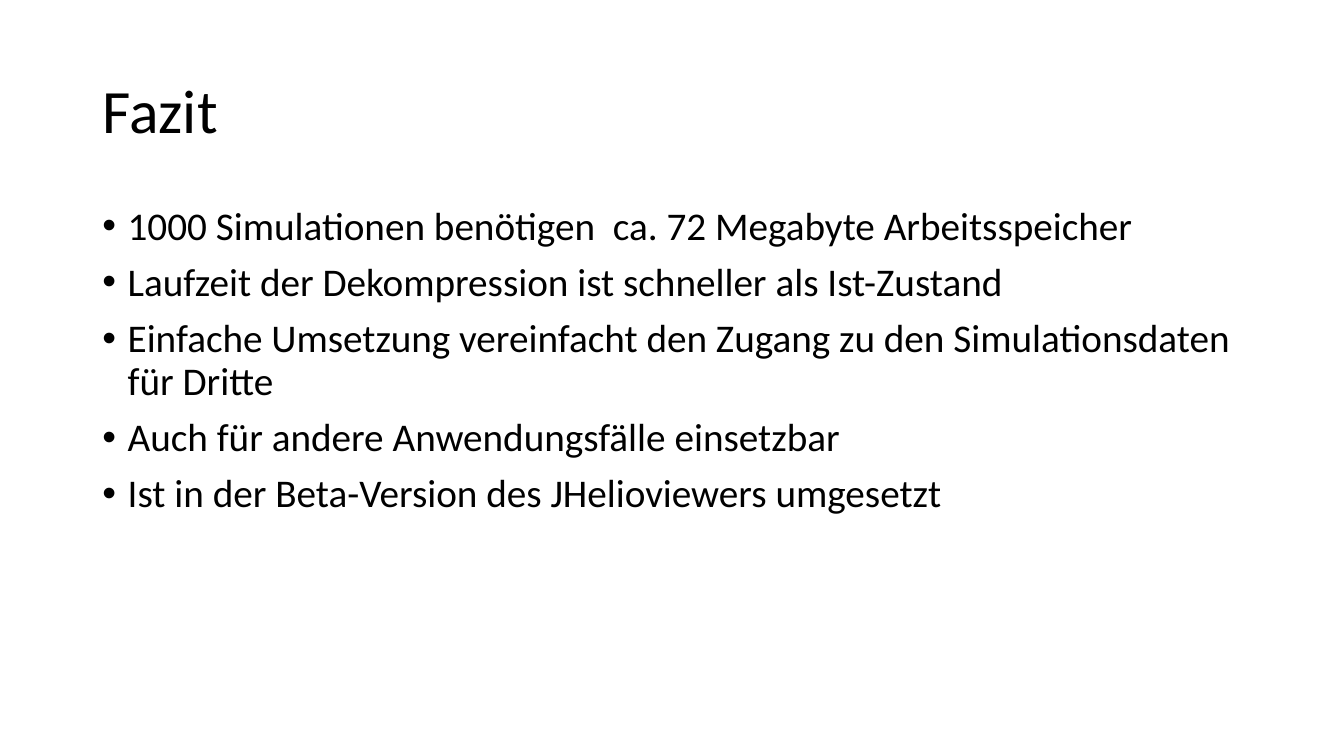
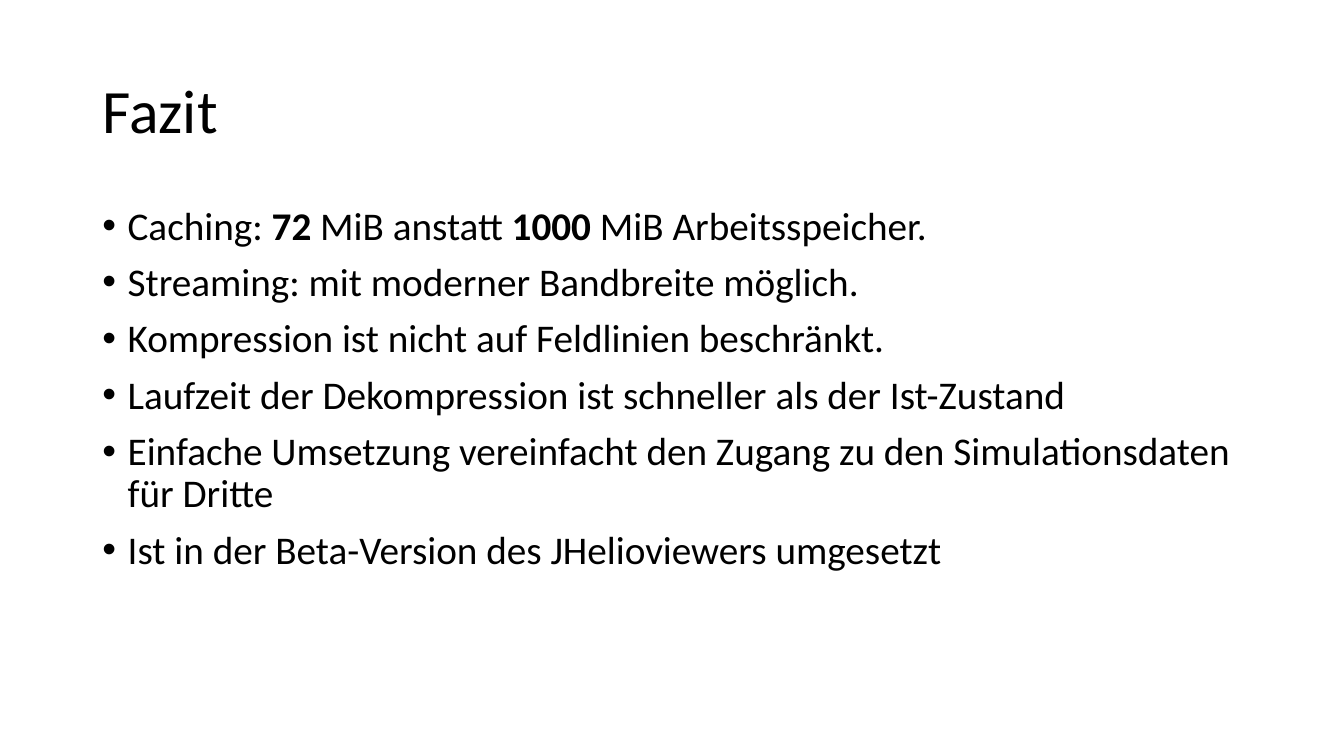
Before and after one commit to Helldevastator/PFSSCompression, a slide deck: slide 23 of doc/praes/Kompression.pptx (slide 28 before the commit). Drawn at 1344x756 pixels with LibreOffice and Linux fonts; fonts in the diff are those of the drawing. Boxes give left, top, right and bottom in pixels: in the first picture for what was removed or moved away, otherwise in the second. Text is boxed around its words. In the diff, an @@ line names an element or a change of style, - is before the commit and + after.

Commit message:
working on presentation

```diff
--- a/doc/praes/Kompression.pptx
+++ b/doc/praes/Kompression.pptx
@@ text at <box>128,212,1065,416</box>: text changed @@
-• 1000 Simulationen benötigen ca. 72 Megabyte Arbeitsspeicher
-• Laufzeit der Dekompression ist schneller als Ist-Zustand
+• Caching: 72 MiB anstatt 1000 MiB Arbeitsspeicher.
+• Streaming: mit moderner Bandbreite möglich.
+• Kompression ist nicht auf Feldlinien beschränkt.
+• Laufzeit der Dekompression ist schneller als der Ist-Zustand
@@ text at <box>128,423,840,458</box>: paragraph removed @@
-• Auch für andere Anwendungsfälle einsetzbar
```
Also in this commit, not shown: 10 other slides changed, 12 slides added, 10 slides removed, 2 other files.
